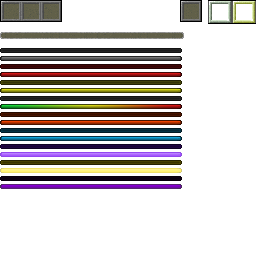
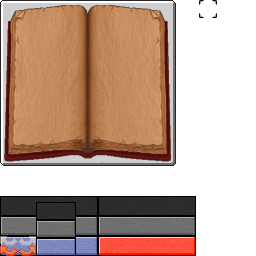
Comparing the layer stacks of the two 256×256 images. Changes:
hid "InterfaceHUD" over [0, 0, 256, 189]
showed "InterfaceAbilties", painted on it over [0, 0, 253, 256]
showed "InterfaceConfirmation", painted on it over [0, 196, 196, 256]
